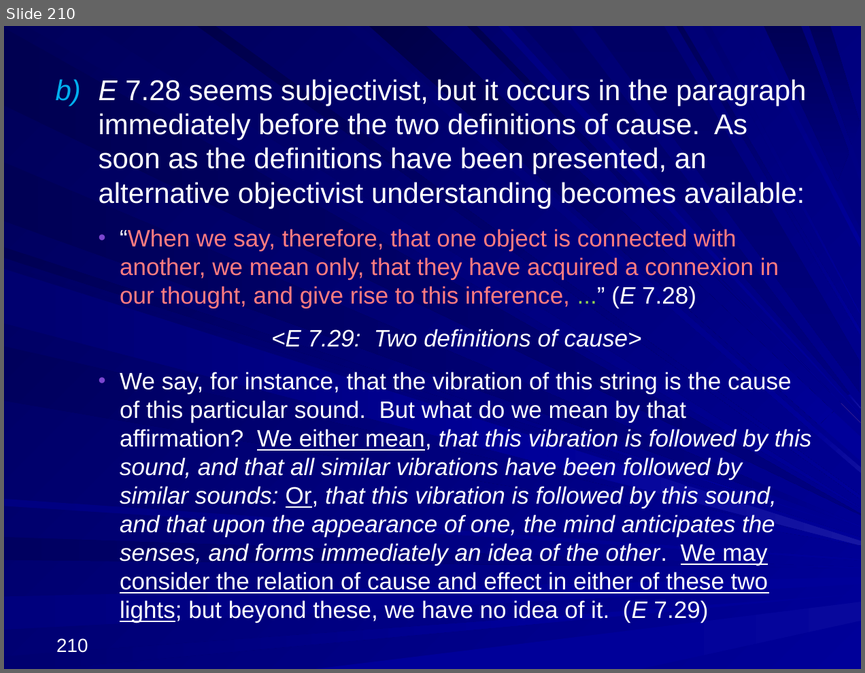
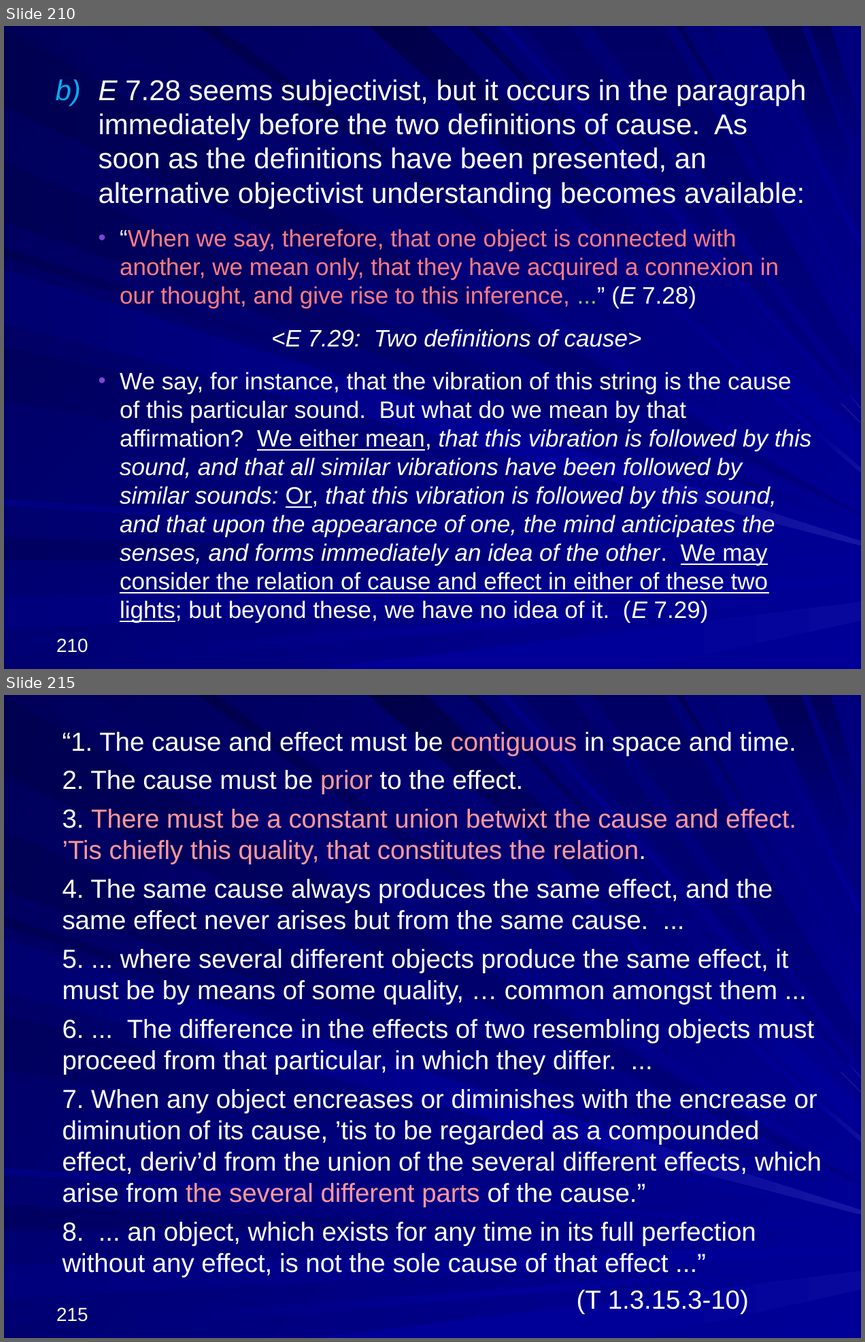
Before and after one commit to englishphilosophy/hume-texts-online, a slide deck: teaching/lectures/2024_Hume_MT_current.pptx. Shown one above the other, each under a label of ours: slide 210 before the commit, slides 210 and 215 after it; the slides between them are not shown. The pictures are 865x673 and 865x1342 pixels, drawn with LibreOffice and Linux fonts; fonts in the diff are those of the drawing. Boxes give left, top, right and bottom in pixels: in the first picture for what was removed or moved away, otherwise in the second. Text is boxed around its words. In the diff, an @@ line names an element or a change of style, - is before the commit and + after.

```diff
--- a/teaching/lectures/2024_Hume_MT_current.pptx
+++ b/teaching/lectures/2024_Hume_MT_current.pptx
@@ slide 215 added at box(4, 695, 861, 1338), background gradient #000078 to #000099; not listed: 37 template elements that a slide beside it also shows @@
@@ text added at box(62, 732, 821, 1314), 22 pt, text #FFFFFF @@
+“1. The cause and effect must be contiguous in space and time.
+2. The cause must be prior to the effect.
+3. There must be a constant union betwixt the cause and effect. ’Tis chiefly this quality, that constitutes the relation.
+4. The same cause always produces the same effect, and the same effect never arises but from the same cause. ...
+5. ... where several different objects produce the same effect, it must be by means of some quality, … common amongst them ...
+6. ... The difference in the effects of two resembling objects must proceed from that particular, in which they differ. ...
+7. When any object encreases or diminishes with the encrease or diminution of its cause, ’tis to be regarded as a compounded effect, deriv’d from the union of the several different effects, which arise from the several different parts of the cause.”
+8. ... an object, which exists for any time in its full perfection without any effect, is not the sole cause of that effect ...”
+(T 1.3.15.3-10)
@@ page number added at box(56, 1307, 88, 1321), 16 pt, text #FFFFFF @@
+215
```
Also in this commit, not shown: 7 slides changed, 53 other slides added, 1 other file.
